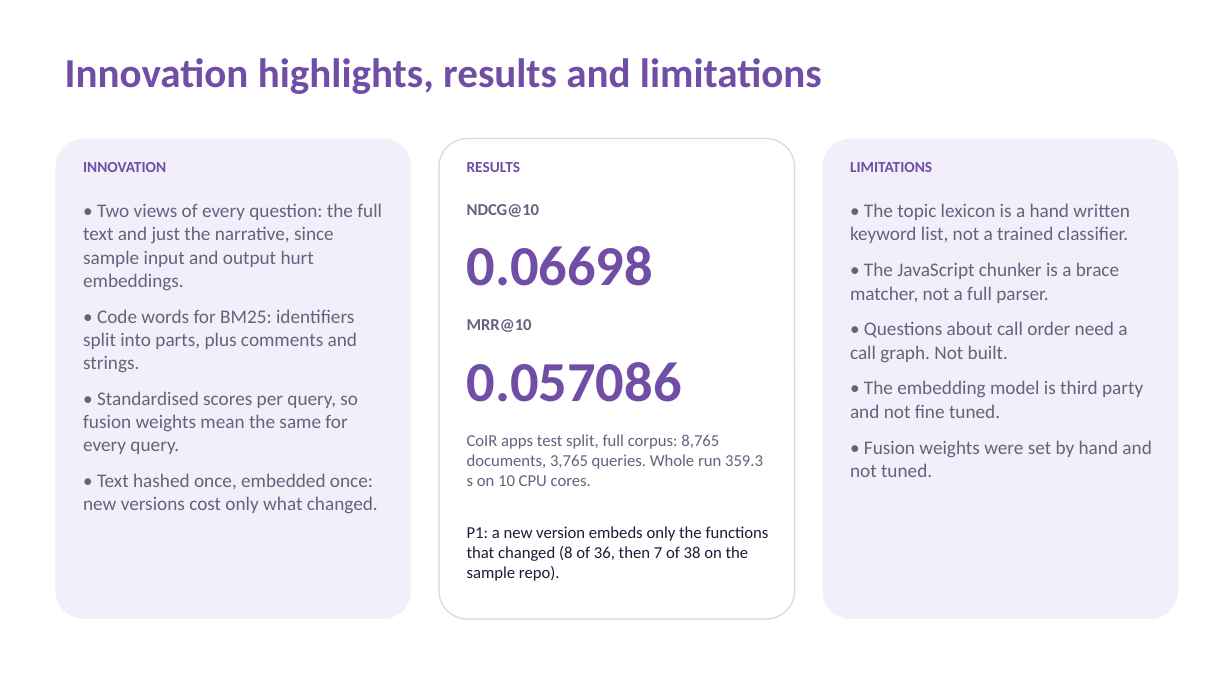
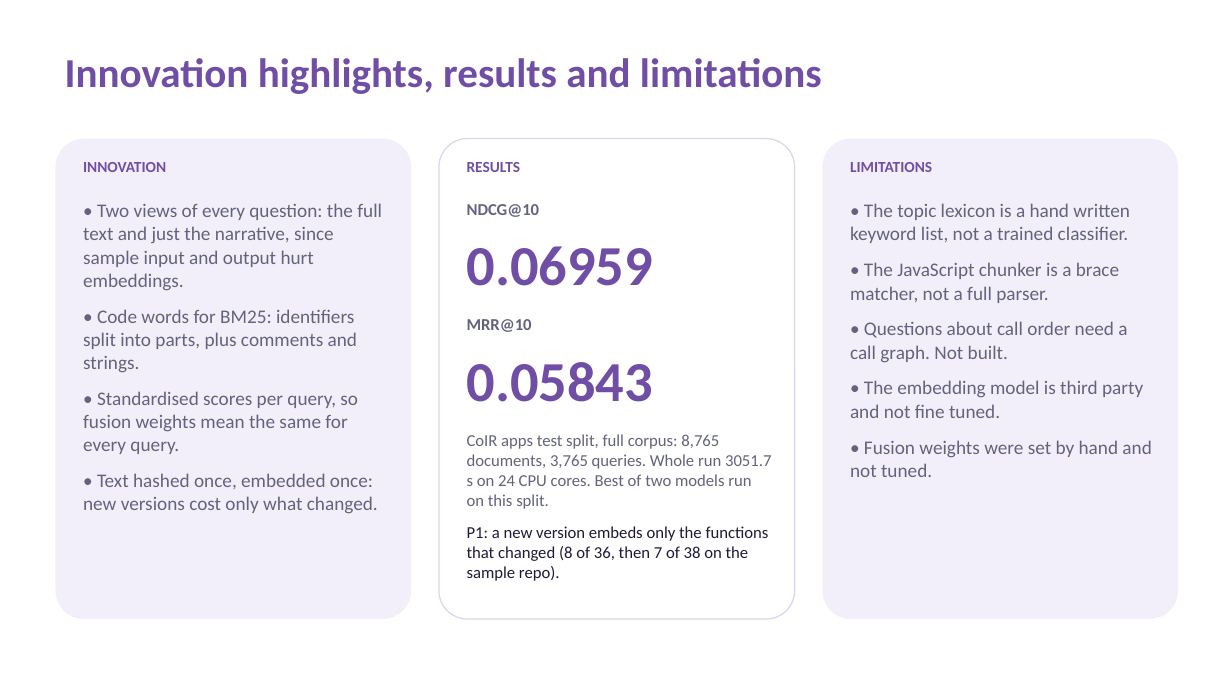
Before and after one commit to pj4real/prism-code-retrieval, a slide deck: slide 8 of submission/VITV_Procrastinators_Submission.pptx. Drawn at 1232x693 pixels with LibreOffice and Linux fonts; fonts in the diff are those of the drawing. Boxes give left, top, right and bottom in pixels: in the first picture for what was removed or moved away, otherwise in the second. Text is boxed around its words. In the diff, an @@ line names an element or a change of style, - is before the commit and + after.

Commit message:
Submit bge-base result (NDCG@10 0.06959), list both full runs
- configs/default.json uses bge-base, the model behind the submitted results file
- run_summary.json from the bge-base run on a teammate's Windows laptop, CPU only
- runs/ keeps the summary of every full run; README says the model was picked on the test split
- deck and AI disclosure name BAAI/bge-base-en-v1.5 and show the new scores
- demo_output.txt regenerated with bge-base

```diff
--- a/submission/VITV_Procrastinators_Submission.pptx
+++ b/submission/VITV_Procrastinators_Submission.pptx
@@ text at <box>467,246,654,286</box>: text changed @@
-0.06698
+0.06959
@@ text at <box>467,362,654,402</box>: text changed @@
-0.057086
+0.05843
@@ text at <box>467,434,771,509</box>: text changed @@
-CoIR apps test split, full corpus: 8,765 documents, 3,765 queries. Whole run 359.3 s on 10 CPU cores.
+CoIR apps test split, full corpus: 8,765 documents, 3,765 queries. Whole run 3051.7 s on 24 CPU cores. Best of two models run on this split.
```
Also in this commit, not shown: 2 other slides changed, 12 other files.
